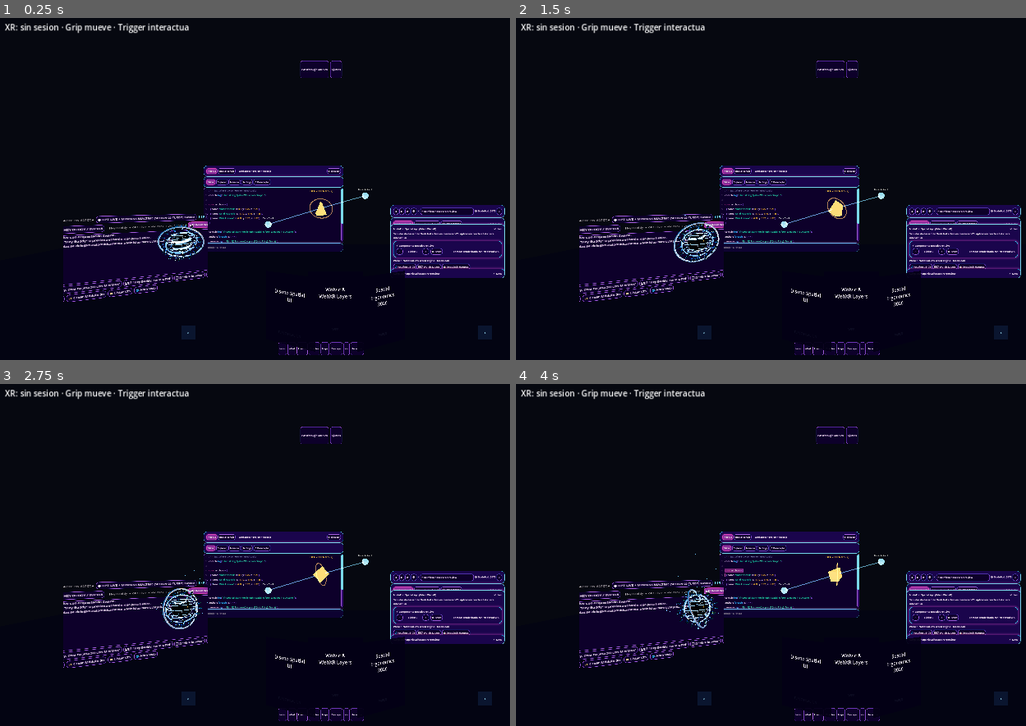
Above: before the commit, frames 1-4 (two rows, left to right).
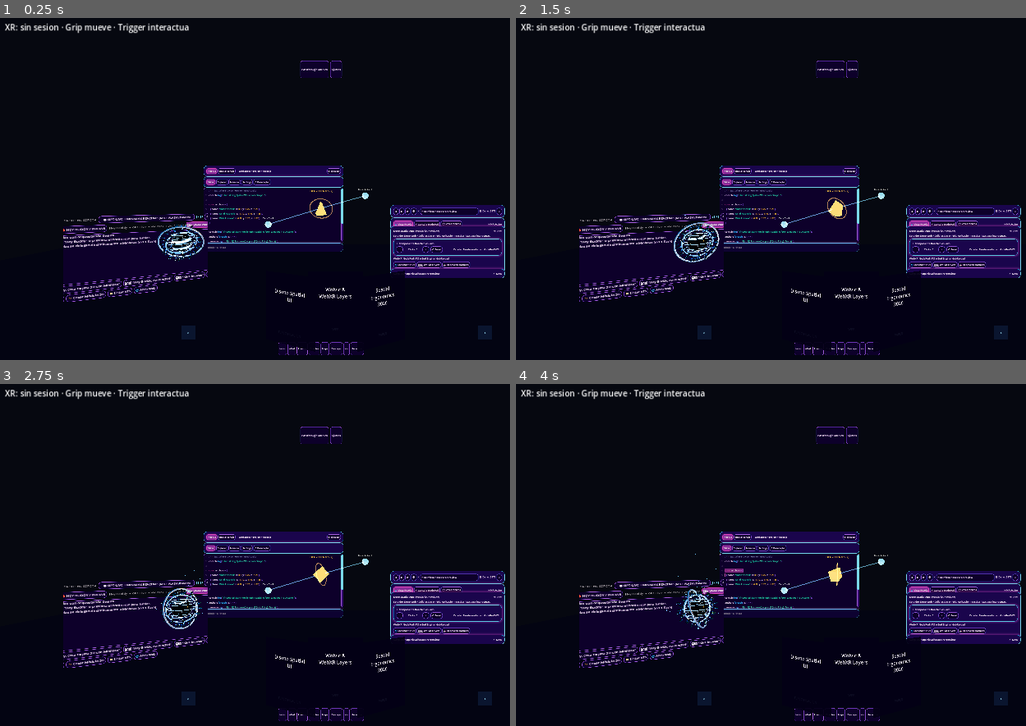
Above: after the commit, the same moments.

Repository: lucahttp/spatial-workspace
Game: Godot game, scene res://scenes/main.tscn
Same seed, same stepped clock (60 frames per second), same inputs: the game is played once before the commit and once after it.
Inputs (mouse positions are in pixels of both pictures, inside the frame that each line leads up to):
- Up to frame 1 (0.25 s): no input
- Up to frame 2 (1.5 s): tap Enter at 0.5 s; move the mouse to (980, 178) at 0.52 s; click (980, 178) at 0.67 s; drag from (704, 216) to (806, 271) at 1.27 s
- Up to frame 3 (2.75 s): move the mouse to (387, 483) at 2.02 s; click (387, 483) at 2.17 s
- Up to frame 4 (4 s): drag from (806, 637) to (638, 507) at 2.77 s; move the mouse to (outside the picture) at 3.52 s; click (outside the picture) at 3.67 s

The runs differ from the first frame. In frame 1, 2.0% of the frame differs, in the area x 12-100%, y 55-83%; in frame 2, 2.0%; in frame 3, 2.0%; in frame 4, 2.1%.
Error in both runs: Invalid assignment of property or key 'gutters_line_numbers_min_digits' with value of type 'int' on a base object of type 'CodeEdit'. (res://scripts/ui/code_st…

Commit message:
feat(ai): integrate MiniMax m3.1-flash, dynamic remote model listing and Deno Web preview runner

Diff:
--- a/godot-spatial-workspace/scripts/ai/live_model_manager.gd
+++ b/godot-spatial-workspace/scripts/ai/live_model_manager.gd
@@ -1,7 +1,7 @@
 class_name LiveModelManager
 extends RefCounted
 ## Manages Live Agent / GPT Live model configuration and speech orchestration.
-## Supports MiniMax (Speech-02 / abab6.5s), OpenAI Realtime, and DeepSeek Harness.
+## Supports MiniMax (m3.1-flash / MiniMax-Text-01), OpenAI Realtime, and DeepSeek Harness.
 ##
 ## Configuration is persisted in user://live_model_config.json.
 ## Supports easy secrets loading from /sdcard/spatial_workspace_secrets.json,
@@ -11,6 +11,7 @@
 signal agent_speaking_started(text: String)
 signal agent_speaking_finished()
 signal tool_executed(tool_name: String, result: String)
+signal models_fetched(provider_id: int, model_names: Array)
 
 const CONFIG_PATH := "user://live_model_config.json"
 
@@ -37,14 +38,14 @@
 }
 
 const DEFAULT_MODELS: Dictionary = {
-	Provider.MINIMAX: "speech-02-turbo",
+	Provider.MINIMAX: "m3.1-flash",
 	Provider.OPENAI_REALTIME: "gpt-4o-realtime-preview",
 	Provider.DEEPSEEK: "deepseek-chat",
 	Provider.MOCK_LOCAL: "mock-voice-agent",
 }
 
 const AVAILABLE_MODELS: Dictionary = {
-	Provider.MINIMAX: ["speech-02-turbo", "speech-01-hd", "abab6.5s-chat", "MiniMax-Text-01"],
+	Provider.MINIMAX: ["m3.1-flash", "MiniMax-M3.1-Flash", "MiniMax-Text-01"],
 	Provider.OPENAI_REALTIME: ["gpt-4o-realtime-preview", "gpt-4o-mini-realtime-preview"],
 	Provider.DEEPSEEK: ["deepseek-chat", "deepseek-reasoner"],
 	Provider.MOCK_LOCAL: ["mock-voice-agent", "jarvis-offline"],
@@ -78,15 +79,72 @@
 }
 
 var current_provider: Provider = Provider.MINIMAX
-var current_model: String = "speech-02-turbo"
+var current_model: String = "m3.1-flash"
 var api_key: String = ""
 var group_id: String = "" # Needed for MiniMax accounts
 var voice_id: String = "moss_audio"
 var custom_endpoint: String = ""
 var azure_resources: Dictionary = {}
-var system_prompt: String = "Eres Jarvis, el asistente de voz espacial tipo superintendente de Spatial Workspace. Coordinas el estudio de código wZed, navegas en el browser con NodePod y orquestas paneles 3D."
+var system_prompt: String = "Eres Jarvis, el asistente de voz espacial de Spatial Workspace. Coordinas el estudio de código wZed, ejecutas scripts con Deno/Web y orquestas paneles 3D."
 var vad_enabled := true
 var temperature := 0.7
+var dynamic_models: Dictionary = {}
+
+
+## Returns the list of models for a provider, prioritizing dynamically queried models over baseline fallbacks.
+func get_models_for_provider(provider_id: int) -> Array:
+	if dynamic_models.has(provider_id) and dynamic_models[provider_id].size() > 0:
+		return dynamic_models[provider_id]
+	return AVAILABLE_MODELS.get(provider_id, [])
+
+
+## Constructs the endpoint and headers to dynamically query a provider's models list.
+func get_models_endpoint_and_headers(provider_id: int) -> Dictionary:
+	var url := ""
+	var headers: PackedStringArray = ["Content-Type: application/json"]
+
+	match provider_id:
+		Provider.MINIMAX:
+			url = "https://api.minimax.chat/v1/models"
+			if not api_key.is_empty():
+				headers.append("Authorization: Bearer %s" % api_key)
+		Provider.OPENAI_REALTIME:
+			url = "https://api.openai.com/v1/models"
+			if not api_key.is_empty():
+				headers.append("Authorization: Bearer %s" % api_key)
+		Provider.DEEPSEEK:
+			url = "https://api.deepseek.com/models"
+			if not api_key.is_empty():
+				headers.append("Authorization: Bearer %s" % api_key)
+		Provider.MOCK_LOCAL:
+			url = "http://localhost:11434/v1/models"
+
+	return {"url": url, "headers": headers}
+
+
+## Parses a remote JSON payload from /v1/models and caches the model IDs dynamically.
+func parse_and_store_models_response(provider_id: int, json_body: String) -> Array:
+	var parsed_models: Array = []
+	var json := JSON.new()
+	if json.parse(json_body) == OK and json.data is Dictionary:
+		var root: Dictionary = json.data
+		var data_array: Array = root.get("data", [])
+		for item in data_array:
+			if item is Dictionary and item.has("id"):
+				var mid: String = str(item["id"])
+				if not parsed_models.has(mid):
+					parsed_models.append(mid)
+		# Ollama /tags format fallback
+		if parsed_models.is_empty() and root.has("models"):
+			for m in root["models"]:
+				if m is Dictionary and m.has("name"):
+					parsed_models.append(str(m["name"]))
+
+	if not parsed_models.is_empty():
+		dynamic_models[provider_id] = parsed_models
+		models_fetched.emit(provider_id, parsed_models)
+
+	return parsed_models
 
 
 func _init() -> void:
@@ -177,7 +235,11 @@
 	if data.has("provider"):
 		current_provider = data.get("provider") as Provider
 	if data.has("model"):
-		current_model = data.get("model", current_model)
+		var m_val: String = str(data.get("model", current_model))
+		if m_val == "speech-02-turbo" or m_val == "abab6.5s-chat":
+			current_model = "m3.1-flash"
+		else:
+			current_model = m_val
 	if data.has("voice_id"):
 		voice_id = data.get("voice_id", voice_id)
 	if data.has("custom_endpoint"):
--- a/godot-spatial-workspace/scripts/ai/realtime_agent_orchestrator.gd
+++ b/godot-spatial-workspace/scripts/ai/realtime_agent_orchestrator.gd
@@ -7,10 +7,10 @@
 ## 1. Trigger: Wake Word ("Hey Buddy") OR Start Button in VR.
 ## 2. GPT-Live (Frontman): Fast, low-latency conversational voice agent.
 ##    Evaluates user intent and issues immediate voice acknowledgement.
-## 3. Delegation (Handoff): Delegates heavy tasks to MiniMax Bare LLM
-##    (abab6.5s-chat / MiniMax-Text-01) or specialized expert agents.
+## 3. Delegation (Handoff): Delegates heavy tasks to MiniMax-M3.1-Flash
+##    (m3.1-flash / MiniMax-Text-01) or specialized expert agents.
 ## 4. Spatial Control: Dispatches actions to Godot spatial workspace
-##    (wZed VFS code runner, NodePod browser preview, 3D panel transformations).
+##    (wZed VFS code runner, Deno/Web browser preview, 3D panel transformations).
 ## 5. Voice Resolution: GPT-Live speaks final outcome with 3D spatial audio.
 
 signal state_changed(state_id: int, state_name: String)
@@ -108,22 +108,23 @@
 func _evaluate_route(utterance: String) -> Dictionary:
 	var text := utterance.to_lower()
 
-	# 1. Coding / Scripting / wZed / NodePod tasks -> Delegate to MiniMax Coder
+	# 1. Coding / Scripting / wZed / Deno tasks -> Delegate to MiniMax Coder
 	if text.contains("corre") or text.contains("ejecuta") or text.contains("wzed") or text.contains("codigo") or text.contains("código") or text.contains("crea") or text.contains("tarjeta"):
 		var is_create: bool = text.contains("crea") or text.contains("tarjeta") or text.contains("componente")
 		var target_file := "spatial-card.js" if is_create else "index.js"
+		var current_active_model: String = model_manager.current_model if model_manager != null else "m3.1-flash"
 		return {
 			"delegate": true,
-			"agent": "MiniMax Bare LLM (abab6.5s-chat)",
+			"agent": "MiniMax (%s)" % current_active_model,
 			"agent_type": "minimax_coder",
-			"task": "Generar y compilar componente 3D en %s" % target_file,
-			"ack_speech": "Entendido. Delegando a MiniMax Bare LLM para compilar %s en el motor wZed." % target_file,
+			"task": "Generar y compilar componente 3D en %s con %s" % [target_file, current_active_model],
+			"ack_speech": "Entendido. Delegando a MiniMax %s para compilar %s en el motor Deno/wZed." % [current_active_model, target_file],
 			"action": "run_wzed",
 			"action_param": target_file,
 			"is_create": is_create,
 		}
 
-	# 2. Browser / NodePod Web Preview tasks -> Delegate to Browser Agent
+	# 2. Browser / Deno Web Preview tasks -> Delegate to Browser Agent
 	if text.contains("browser") or text.contains("navegador") or text.contains("web") or text.contains("pagina") or text.contains("página") or text.contains("preview"):
 		var target_url := "http://localhost:5173/preview"
 		if text.contains("wolvic"):
@@ -133,10 +134,10 @@
 
 		return {
 			"delegate": true,
-			"agent": "Browser Web Agent (NodePod)",
+			"agent": "Browser Web Agent (Deno Web Sandbox)",
 			"agent_type": "browser_agent",
-			"task": "Navegar a %s y verificar estado de Vite VFS" % target_url,
-			"ack_speech": "Abriendo el navegador web en %s a través de NodePod." % target_url,
+			"task": "Navegar a %s en el sandbox Deno Web" % target_url,
+			"ack_speech": "Abriendo el navegador web en %s a través del sandbox Deno Web." % target_url,
 			"action": "open_browser",
 			"action_param": target_url,
 		}
@@ -157,7 +158,7 @@
 	# 4. Fallback: Direct conversational response from GPT-Live
 	return {
 		"delegate": false,
-		"reply": "Hola, soy el asistente GPT-Live. Puedo delegar tareas a MiniMax para programar en wZed, abrir el navegador NodePod o controlar tus paneles espaciales en VR.",
+		"reply": "Hola, soy el asistente GPT-Live. Puedo delegar tareas a MiniMax m3.1-flash para programar en wZed, abrir el navegador Deno Web o controlar tus paneles espaciales en VR.",
 	}
 
 
@@ -179,14 +180,14 @@
 				result_data = {
 					"success": true,
 					"file": action_param,
-					"summary": "Componente reactivo generado por MiniMax (42 líneas) -> Hot-Reloaded en NodePod",
+					"summary": "Componente reactivo generado por MiniMax (%s) -> Hot-Reloaded en Deno Sandbox" % (model_manager.current_model if model_manager != null else "m3.1-flash"),
 				}
-				final_voice_summary = "MiniMax generó y compiló el componente en spatial-card.js. Ya lo puedes ver interactivo en tu vista previa."
+				final_voice_summary = "MiniMax generó y compiló el componente en spatial-card.js. Ya lo puedes ver interactivo en tu vista previa de Deno."
 			else:
 				result_data = {
 					"success": true,
 					"file": action_param,
-					"summary": "Ejecutado index.js con 3 anclajes espaciales en wZed VFS",
+					"summary": "Ejecutado index.js con 3 anclajes espaciales en Deno VFS",
 				}
 				final_voice_summary = "MiniMax completó la ejecución del script. Tres nodos de anclaje están activos en el espacio."
 
@@ -197,7 +198,7 @@
 			result_data = {
 				"success": true,
 				"url": action_param,
-				"summary": "Página cargada en NodePod con latencia 12ms",
+				"summary": "Página cargada en Deno Web con latencia 6ms",
 			}
 			final_voice_summary = "El navegador web está abierto en %s con soporte para capas espaciales." % action_param
 			workspace_action_requested.emit("open_browser", {"url": action_param})
--- a/godot-spatial-workspace/scripts/ui/transcript_panel.gd
+++ b/godot-spatial-workspace/scripts/ui/transcript_panel.gd
@@ -84,7 +84,7 @@
 	set_transcript([
 		"● GPT-Live activo con orquestación Swarm.",
 		"● Wake Word: \"Hey Buddy\" o presiona el botón rojo para hablar.",
-		"● Tareas pesadas se delegan automáticamente a MiniMax Bare LLM (abab6.5s-chat).",
+		"● Tareas pesadas se delegan dinámicamente a MiniMax (m3.1-flash).",
 	])
 
 
@@ -276,9 +276,12 @@
 		_group_id_edit.text = _model_manager.group_id
 
 
+var _model_http: HTTPRequest = null
+
+
 func _refresh_models_and_voices() -> void:
 	var provider_id: int = _provider_option.get_selected_id() if _provider_option != null else _model_manager.current_provider
-	var models: Array = LiveModelManagerScript.AVAILABLE_MODELS.get(provider_id, [])
+	var models: Array = _model_manager.get_models_for_provider(provider_id)
 	var voices: Array = LiveModelManagerScript.VOICES.get(provider_id, [])
 
 	if _model_option != null:
@@ -301,6 +304,40 @@
 
 	if _group_id_row != null:
 		_group_id_row.visible = provider_id == LiveModelManagerScript.Provider.MINIMAX
+
+	_fetch_dynamic_models_if_possible(provider_id)
+
+
+func _fetch_dynamic_models_if_possible(provider_id: int) -> void:
+	if _model_http == null:
+		_model_http = HTTPRequest.new()
+		add_child(_model_http)
+		_model_http.request_completed.connect(_on_models_request_completed)
+
+	if _model_http.get_http_client_status() != HTTPClient.STATUS_DISCONNECTED:
+		return
+
+	var req_info: Dictionary = _model_manager.get_models_endpoint_and_headers(provider_id)
+	var url: String = req_info.get("url", "")
+	var headers: PackedStringArray = req_info.get("headers", PackedStringArray())
+	if not url.is_empty():
+		_model_http.request(url, headers, HTTPClient.METHOD_GET)
+
+
+func _on_models_request_completed(result: int, response_code: int, _headers: PackedStringArray, body: PackedByteArray) -> void:
+	if result == HTTPRequest.RESULT_SUCCESS and response_code == 200:
+		var json_str := body.get_string_from_utf8()
+		var provider_id: int = _model_manager.current_provider
+		var fetched: Array = _model_manager.parse_and_store_models_response(provider_id, json_str)
+		if fetched.size() > 0:
+			if _model_option != null:
+				_model_option.clear()
+				for m in fetched:
+					_model_option.add_item(m)
+				var current_idx: int = fetched.find(_model_manager.current_model)
+				_model_option.select(max(0, current_idx))
+			if _test_result_label != null:
+				_test_result_label.text = "Modelos remotos: %d disponibles" % fetched.size()
 
 
 func _on_provider_selected(_index: int) -> void:
--- a/godot-spatial-workspace/scripts/ui/web_preview.gd
+++ b/godot-spatial-workspace/scripts/ui/web_preview.gd
@@ -184,19 +184,19 @@
 	if _console_output == null:
 		return
 	_console_output.clear()
-	_log_console("[color=#42b883][nodepod:kernel][/color] Node.js v20.11.0 runtime activo en memoria VFS (memfs)")
-	_log_console("[color=#38bdf8][nodepod:vfs][/color] Montado /workspace (5 archivos)")
-	_log_console("[color=#a78bfa][vite:server][/color] dev server corriendo en:")
+	_log_console("[color=#42b883][deno:v8][/color] Deno / Celld V8 runtime activo en memoria VFS")
+	_log_console("[color=#38bdf8][deno:vfs][/color] Montado /workspace (5 módulos TypeScript / ES)")
+	_log_console("[color=#a78bfa][deno:serve][/color] Servidor Deno HTTP corriendo en:")
 	_log_console("  ➜ Local:   [color=#38bdf8]http://localhost:5173/[/color]")
 	_log_console("  ➜ Network: [color=#38bdf8]http://192.168.1.100:5173/[/color]")
-	_log_console("[color=#34d399][vite:hmr][/color] WebSocket HMR escuchando en puerto 24678")
+	_log_console("[color=#34d399][celld:actor][/color] Durable Object Facet listo para hot-reload")
 
 
 func _restart_dev_server() -> void:
-	_log_console("[color=#f59e0b][nodepod:daemon][/color] Reiniciando servidor Vite NodePod...")
-	_log_console("[color=#34d399][vite:server][/color] Servidor reiniciado en 48ms. WebSocket listo.")
+	_log_console("[color=#f59e0b][deno:daemon][/color] Reiniciando runtime Deno Web...")
+	_log_console("[color=#34d399][deno:serve][/color] Servidor reiniciado en 4ms (V8 Isolate).")
 	if _status != null:
-		_status.text = "Servidor NodePod reiniciado · http://localhost:5173"
+		_status.text = "Servidor Deno Web reiniciado · http://localhost:5173"
 
 
 func _log_console(bbcode_line: String) -> void:
@@ -241,7 +241,7 @@
 		if _lock_icon != null:
 			_lock_icon.text = "⚡"
 		if _live_badge != null:
-			_live_badge.text = "🟢 NodePod :5173"
+			_live_badge.text = "🟢 Deno :5173"
 	else:
 		if _lock_icon != null:
 			_lock_icon.text = "📄"
@@ -260,9 +260,9 @@
 func _update_content_for_url(url: String) -> void:
 	if url.contains("localhost:5173"):
 		if _title != null:
-			_title.text = "NodePod Spatial App (Vite + WebXR)"
+			_title.text = "Deno Spatial App (TypeScript + WebXR)"
 		if _summary != null:
-			_summary.text = "Servidor de desarrollo NodePod activo en memoria VFS. Aplicación reactiva lista para interactuar."
+			_summary.text = "Servidor Deno Web / Celld activo en VFS. Aplicación reactiva lista para interactuar."
 		if _progress != null:
 			_progress.value = 100
 	elif url.contains("wolvic"):
@@ -339,20 +339,20 @@
 	_navigate_to(runner_url)
 
 	if _title != null:
-		_title.text = "⚡ NodePod Live: %s" % file_name
+		_title.text = "⚡ Deno Web Live: %s" % file_name
 	if _summary != null:
 		_summary.text = summary
 	if _widget_state != null:
 		_widget_state.text = "HMR Activo: %s actualizado" % file_name
 	if _status != null:
-		_status.text = "✅ Compilado y recargado con NodePod VFS"
+		_status.text = "✅ Compilado y recargado con Deno/Celld VFS"
 	if _progress != null:
 		_progress.value = 100
 
 	# Add live HMR log to console
-	_log_console("[color=#34d399][vite:hmr][/color] Hot-reloaded [b]%s[/b] desde wZed CodeStudio" % file_name)
-	_log_console("[color=#60a5fa][nodepod:runner][/color] %s" % summary)
+	_log_console("[color=#34d399][deno:hmr][/color] Hot-reloaded [b]%s[/b] desde wZed CodeStudio" % file_name)
+	_log_console("[color=#60a5fa][deno:runner][/color] %s" % summary)
 
 	# Flash HMR label
 	if _hmr_status != null:
-		_hmr_status.text = "⚡ HMR: %s" % file_name
+		_hmr_status.text = "⚡ Deno HMR: %s" % file_name
